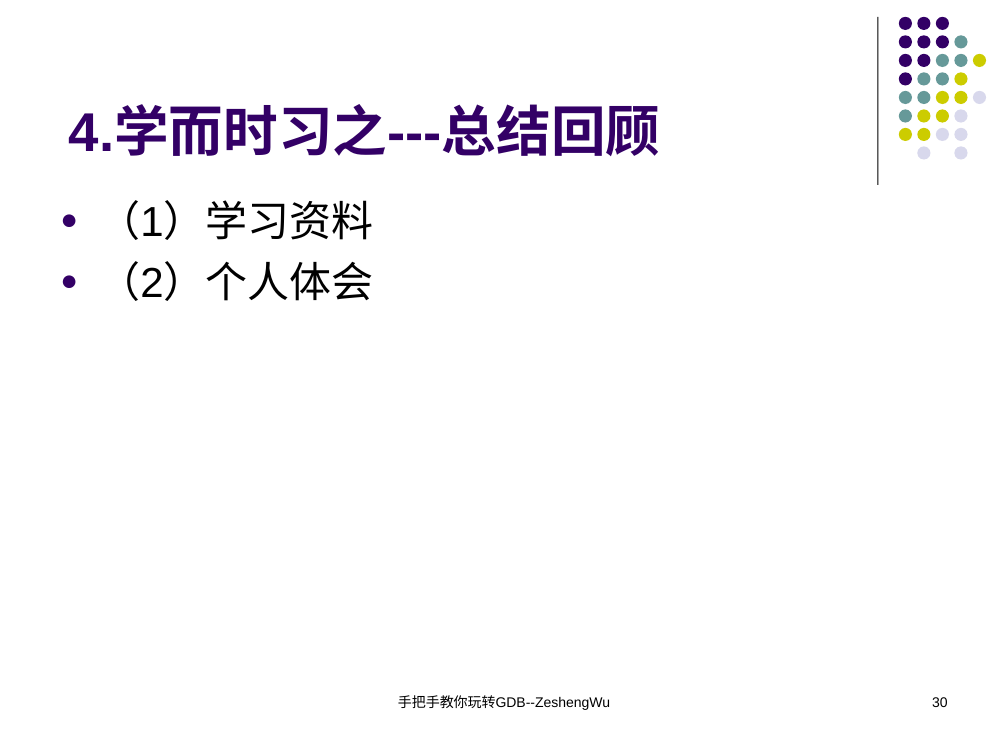
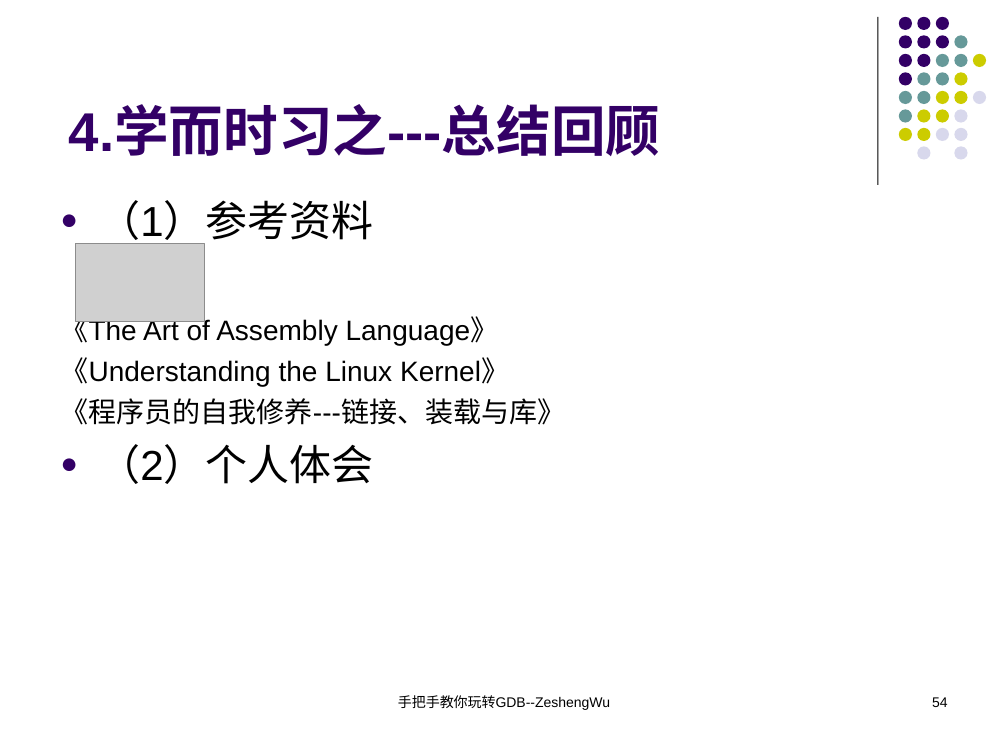
Before and after one commit to KublaikhanGeek/reactor, a slide deck: slide 54 of docs/手把手教你玩转GDB/手把手教你玩转GDB.ppt (slide 30 before the commit). Drawn at 1008x756 pixels with LibreOffice and Linux fonts; fonts in the diff are those of the drawing; grey boxes stand for pictures. Boxes give left, top, right and bottom in pixels: in the first picture for what was removed or moved away, otherwise in the second. Text is boxed around its words. In the diff, an @@ line names an element or a change of style, - is before the commit and + after.

```diff
--- a/docs/手把手教你玩转GDB/手把手教你玩转GDB.ppt
+++ b/docs/手把手教你玩转GDB/手把手教你玩转GDB.ppt
@@ text at <box>60,200,565,425</box>: text changed; size 30 to 20 pt @@
-● （1）学习资料
+● （1）参考资料
+《The Art of Assembly Language》
+《Understanding the Linux Kernel》
+《程序员的自我修养---链接、装载与库》
@@ picture added at <box>76,244,205,323</box> @@
@@ page number at <box>932,697,948,707</box>: text changed @@
-30
+54
```
Also in this commit, not shown: 4 other slides changed, 24 slides added, 1 other file.
